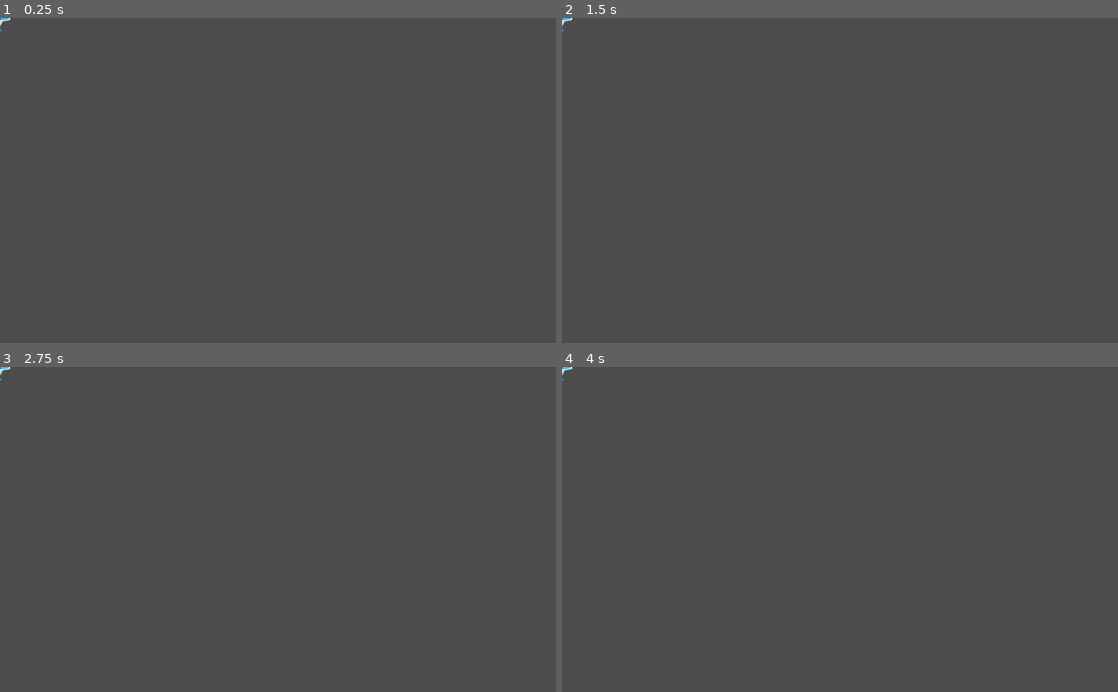
Above: before the commit, frames 1-4 (two rows, left to right).
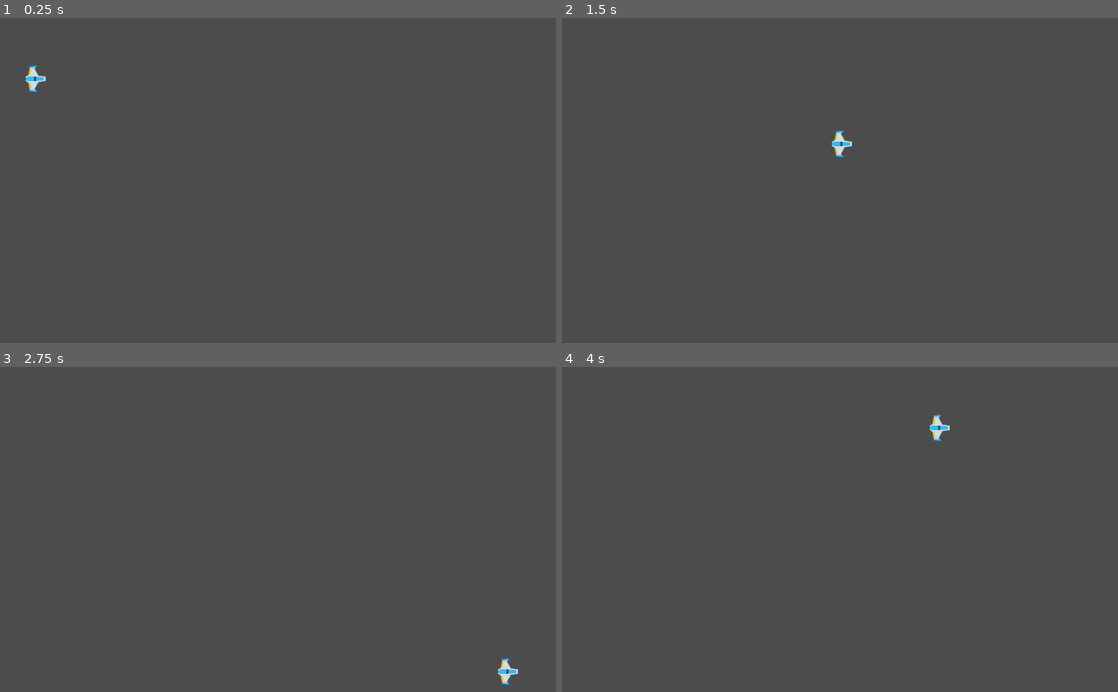
Above: after the commit, the same moments.

Repository: FranzAlexander/Godot-SpaceShooter
Game: Godot game, scene res://Player/Player.tscn
Two runs of this game, one before a commit and one after it. Both use one fixed random seed, a clock stepped at 60 frames per second and the inputs below.
Inputs:
- Up to frame 1 (0.25 s): no input
- Up to frame 2 (1.5 s): tap Enter at 0.5 s; hold Right (ui_right) 0.53-1.28 s; hold Down (ui_down) from 1.28 s (still down)
- Up to frame 3 (2.75 s): release Down (ui_down) at 2.03 s; hold Right (ui_right) from 2.03 s (still down)
- Up to frame 4 (4 s): release Right (ui_right) at 2.78 s; hold Up (ui_up) 2.78-3.53 s; hold Left (ui_left) from 3.53 s (still down)

The runs differ from the first frame. In frame 1, 0.2% of the frame differs, in the area x 0-9%, y 0-23%; in frame 2, 0.2%; in frame 3, 0.2%; in frame 4, 0.2%.

Commit message:
Movement
- I have added basic movement to the character/player.
- Not 100% sure on why up and down was inverted but fixed now.

Diff:
--- a/SpaceShooter/Player/Player.tscn
+++ b/SpaceShooter/Player/Player.tscn
@@ -10,6 +10,7 @@
 
 [node name="Player" type="KinematicBody2D" index="0"]
 
+position = Vector2( 65.3835, 112.395 )
 rotation = 1.5708
 input_pickable = false
 collision_layer = 1
@@ -20,15 +21,16 @@
 __meta__ = {
 "_edit_group_": true
 }
+moveSpeed = 10
 
-[node name="Player Apperance" type="Sprite" parent="." index="0"]
+[node name="PlayerHitBox" type="CollisionShape2D" parent="." index="0"]
+
+position = Vector2( 0.249999, 4.71429 )
+scale = Vector2( 2.1226, 1.78571 )
+shape = SubResource( 1 )
+
+[node name="Player Apperance" type="Sprite" parent="." index="1"]
 
 scale = Vector2( 0.5, 0.5 )
 texture = ExtResource( 2 )
 _sections_unfolded = [ "Transform" ]
-
-[node name="PlayerHitBox" type="CollisionShape2D" parent="." index="1"]
-
-position = Vector2( 0.249999, 4.71429 )
-scale = Vector2( 2.1226, 1.78571 )
-shape = SubResource( 1 )
--- a/SpaceShooter/Scripts/Player.gd
+++ b/SpaceShooter/Scripts/Player.gd
@@ -1,7 +1,29 @@
 extends KinematicBody2D
 
+export (int) var moveSpeed = 10
+
+var velocity = Vector2()
 var movement = Vector2()
 
+#Get input from the arrow keys then applies the movement. Arrow keys where mapped using the built-in Input Map feature.
+func get_input():
+
+	velocity = Vector2()
+
+	if Input.is_action_pressed('ui_right'):
+		velocity.x += 1
+	if Input.is_action_pressed('ui_left'):
+		velocity.x -= 1
+	if Input.is_action_pressed('ui_up'):
+		velocity.y -= 1
+	if Input.is_action_pressed('ui_down'):
+		velocity.y += 1
+	velocity = velocity.normalized() * moveSpeed
+
+	pass
+
+
 func _physics_process(delta):
-	move_and_collide(Vector2(movement.x,0))
+	get_input()
+	move_and_collide(velocity)
 	pass
